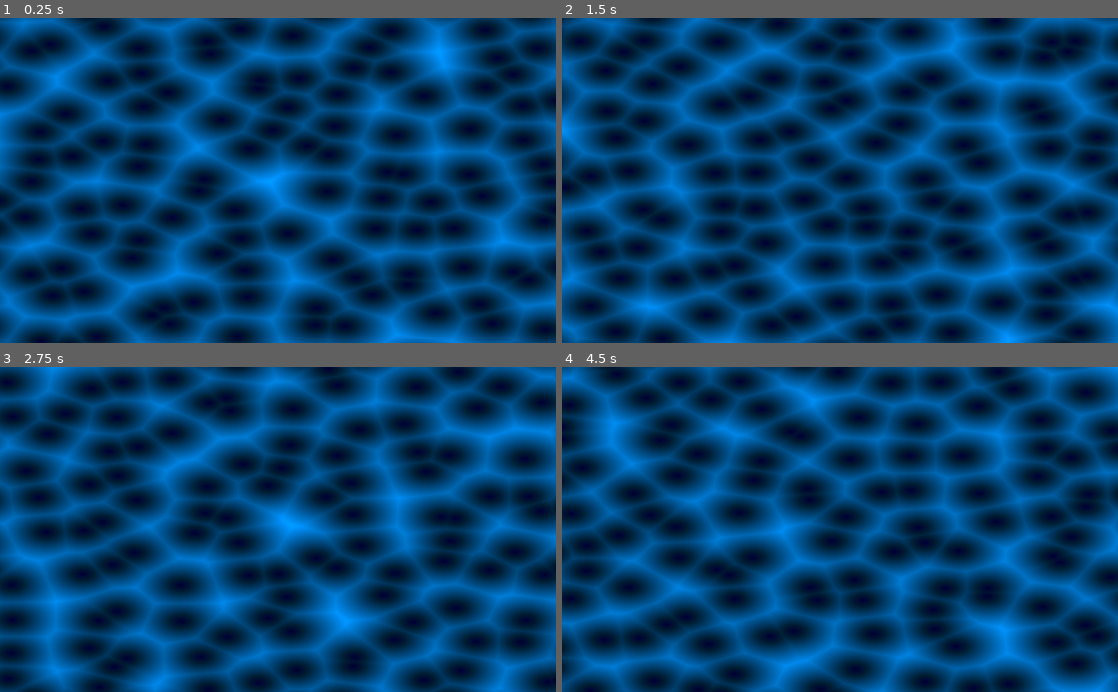
Above: before the commit, frames 1-4 (two rows, left to right).
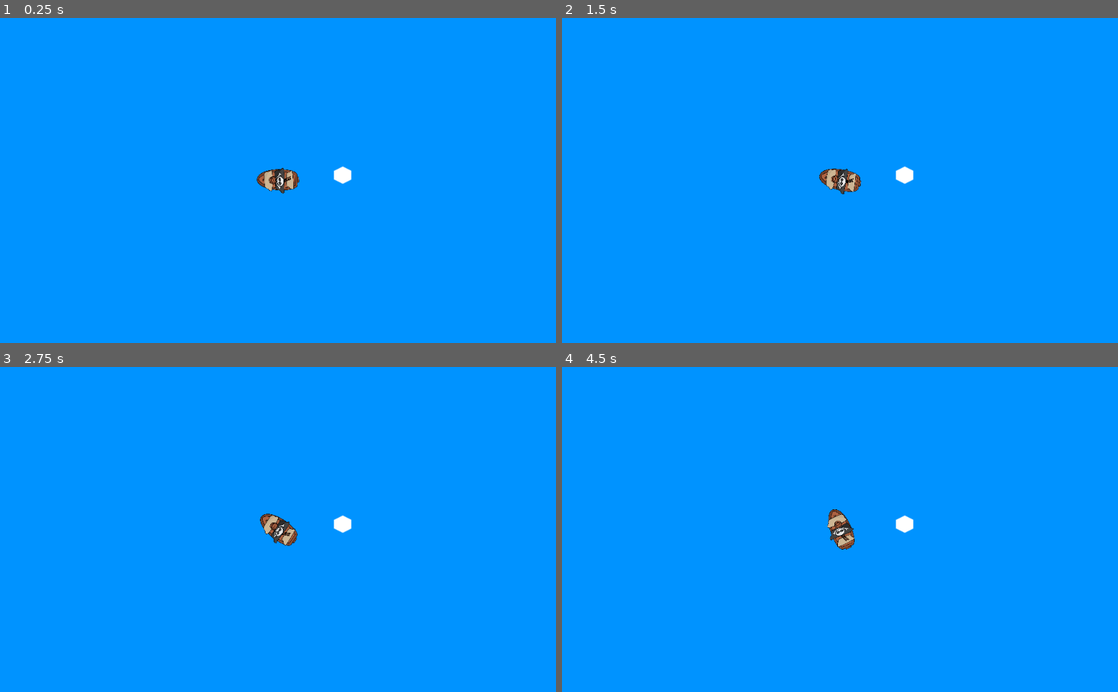
Above: after the commit, the same moments.

Repository: TheSecondReal0/asaio-pirates
Game: Godot game, scene res://main/main.tscn
The game is run twice, just before and just after one commit, with the same random seed, the same clock (stepped at 60 frames per second) and the same inputs. Before the commit the project starts from res://environment/ocean/ocean.tscn.
Inputs (mouse positions are in pixels of both pictures, inside the frame that each line leads up to):
- Up to frame 1 (0.25 s): no input
- Up to frame 2 (1.5 s): move the mouse to (962, 164) at 0.52 s; hold D (right, bound only after the commit) 0.53-1.25 s; click (962, 164) at 0.67 s; drag from (728, 196) to (812, 245) at 1.27 s
- Up to frame 3 (2.75 s): move the mouse to (333, 458) at 2.02 s; hold D (right, bound only after the commit) from 2.03 s (still down); click (333, 458) at 2.17 s
- Up to frame 4 (4.5 s): release D (right, bound only after the commit) at 2.75 s; drag from (812, 594) to (673, 480) at 2.77 s; move the mouse to (1006, 578) at 3.52 s; hold A (left, bound only after the commit) 3.53-4.25 s; click (1006, 578) at 3.67 s; drag from (673, 480) to (756, 448) at 4.27 s

The runs differ from the first frame. In frame 1, 100% of the frame differs, in the area x 0-100%, y 0-100%; in frame 2, 100%; in frame 3, 100%; in frame 4, 100%.

Commit message:
added player movement + camera + misc stuff

Diff:
--- /dev/null
+++ b/src/autoload/MapServer.gd
@@ -0,0 +1,16 @@
+extends Node
+
+
+# Declare member variables here. Examples:
+# var a = 2
+# var b = "text"
+
+
+# Called when the node enters the scene tree for the first time.
+func _ready():
+	pass # Replace with function body.
+
+
+# Called every frame. 'delta' is the elapsed time since the previous frame.
+#func _process(delta):
+#	pass
--- /dev/null
+++ b/src/autoload/PathServer.gd
@@ -0,0 +1,16 @@
+extends Node
+
+
+# Declare member variables here. Examples:
+# var a = 2
+# var b = "text"
+
+
+# Called when the node enters the scene tree for the first time.
+func _ready():
+	pass # Replace with function body.
+
+
+# Called every frame. 'delta' is the elapsed time since the previous frame.
+#func _process(delta):
+#	pass
--- /dev/null
+++ b/src/common/resources/astar/basic_astar/basic_astar.gd
@@ -0,0 +1,25 @@
+extends AStar2D
+
+func _compute_cost(_from_id, _to_id):
+	var pos1: Vector2 = get_point_position(_from_id)
+	var pos2: Vector2 = get_point_position(_to_id)
+	if pos1.x != pos2.x and pos1.y != pos2.y:
+		return 0.95
+	elif pos2.x > pos1.x:
+		return 0.96
+	elif pos2.y > pos1.y:
+		return 0.97
+	elif pos2.x < pos1.x:
+		return 0.98
+	elif pos2.y < pos1.y:
+		return 0.99
+	else:
+		return 1.0
+
+#func _estimate_cost(_from_id, _to_id):
+#	var pos1: Vector2 = get_point_position(_from_id)
+#	var pos2: Vector2 = get_point_position(_to_id)
+#	if pos1.x != pos2.x and pos1.y != pos2.y:
+#		return 0.9
+#	else:
+#		return 1.0
--- /dev/null
+++ b/src/common/resources/tiletype/tiletype.gd
@@ -0,0 +1,127 @@
+tool
+extends Resource
+
+class_name TileType
+
+# editor options using export --------------------------------------------------
+export (String) var type
+export (String, MULTILINE) var desc
+export var walkable: bool
+export var sailable: bool
+export var walk_cost: float = 10.0
+export var sail_cost: float = 10.0
+export var destructible: bool
+export var health: int = 100
+
+# dict to store editor options added in script ---------------------------------
+var editor_properties: Dictionary = {
+#	"pawn_orders": "orders",
+#	"interactions/interactable": "interactable",
+#	"interactions/resource": "resource",
+#	"interactions/work": "work",
+#	"interactions/work_all_adjacent": "work_all_adjacent",
+#	"interactions/mine": "mine",
+#	"interactions/deconstruct": "deconstruct",
+#	"interactions/": "",
+
+#	"commands/commandable": "commandable",
+
+	"texture/texture": "texture",
+	"texture/modulate": "modulate",
+	"texture/scale": "scale"
+	}
+
+# editor options added in script -----------------------------------------------
+## list of possible orders that can be done on this tile
+#var orders: Array
+# what resource working this tile gives, leave blank for none
+var resource: String
+# available orders for pawns to carry out on this tile
+var work: bool = false
+var work_all_adjacent: bool = false
+var deconstruct: bool = false
+
+# stored list of enabled interactions, created at runtime
+var interactions: Array = []
+
+# whether or not you can command this tile to do something
+#var commandable: bool
+var texture: Texture = load("res://assets/common/textures/square.png")
+var modulate: Color = Color(1, 1, 1, 1)
+var scale: Vector2 = Vector2(4, 4)
+
+var base_path: String = "res://games/pawn_game/map_components/tiles/tile_bases/base/base.tscn"
+var base_scene: PackedScene = load(base_path)
+
+var destructible_path: String = "res://games/pawn_game/map_components/tiles/tile_components/destructible/destructible.tscn"
+var destructible_scene: PackedScene = load(destructible_path)
+
+var tile_node: Node
+var sprite_node: Sprite
+
+func gen_tile():
+	if tile_node == null:
+		var tile: Node = base_scene.instance()
+#		if destructible:
+#			tile.add_child(destructible_scene.instance())
+		tile.add_child(gen_sprite(1.0, -5))
+		tile_node = tile
+		#tile_node.init_tile(gen_tile_data())
+	var tile: Node = tile_node.duplicate()
+	tile.init_tile(gen_tile_data())
+	return tile
+
+func gen_sprite(alpha: float = 0.5, z_index: int = 0):
+	if sprite_node == null:
+		var sprite: Sprite = Sprite.new()
+		sprite.texture = texture
+		sprite.modulate = modulate
+		sprite.modulate.a = alpha
+		sprite.scale = scale
+		sprite.z_index = z_index
+		sprite_node = sprite
+	var sprite = sprite_node.duplicate()
+	sprite.modulate.a = alpha
+	return sprite
+#	var sprite: Sprite = Sprite.new()
+#	sprite.texture = texture
+#	sprite.modulate = modulate
+#	sprite.modulate.a = alpha
+#	sprite.scale = scale
+#	return sprite
+
+func gen_tile_data() -> Dictionary:
+	var tile_data: Dictionary = {}
+	for property in ["type", "desc", "walkable", "sailable", "walk_cost", "sail_cost", "destructible", "health"]:
+		tile_data[property] = get(property)
+	return tile_data
+
+func _set(property, value):
+	if editor_properties.has(property):
+		set(editor_properties[property], value)
+
+func _get(property):
+	if editor_properties.has(property):
+		return get(editor_properties[property])
+
+func _get_property_list():
+	var property_list: Array = []
+	for property in editor_properties:
+		var entry: Dictionary = {}
+# warning-ignore:shadowed_variable
+		var type: int = typeof(get(editor_properties[property]))
+		if type == TYPE_OBJECT:
+#			if get(editor_properties[property]) == null:
+#				continue
+			var property_class: String
+			#if ClassDB.instance(property_class) is Texture:
+			if editor_properties[property] == "texture":
+				property_class = "Texture"
+			else:
+				property_class = get(editor_properties[property]).get_class()
+			entry["hint"] = PROPERTY_HINT_RESOURCE_TYPE
+			entry["hint_string"] = property_class
+		entry["name"] = property
+		entry["type"] = type
+		property_list.append(entry)
+	return property_list
--- /dev/null
+++ b/src/common/resources/tiletype/tiletype.tres
@@ -0,0 +1,21 @@
+[gd_resource type="Resource" load_steps=3 format=2]
+
+[ext_resource path="res://games/pawn_game/resources/tiletype/tiletype.gd" type="Script" id=1]
+[ext_resource path="res://assets/common/textures/square.png" type="Texture" id=2]
+
+[resource]
+script = ExtResource( 1 )
+type = ""
+desc = ""
+player_accessible = false
+walkable = false
+movement_cost = 10.0
+destructible = false
+health = 100
+damage_pawns = false
+damage = 20
+interactable = false
+orders = [  ]
+texture/texture = ExtResource( 2 )
+texture/modulate = Color( 1, 1, 1, 1 )
+texture/scale = Vector2( 4, 4 )
--- /dev/null
+++ b/src/environment/environment.tscn
@@ -0,0 +1,7 @@
+[gd_scene load_steps=2 format=2]
+
+[ext_resource path="res://environment/ocean/ocean.tscn" type="PackedScene" id=1]
+
+[node name="environment" type="Node2D"]
+
+[node name="ocean_layer" parent="." instance=ExtResource( 1 )]
--- /dev/null
+++ b/src/environment/land/land.gd
@@ -0,0 +1,16 @@
+extends Node2D
+
+
+# Declare member variables here. Examples:
+# var a = 2
+# var b = "text"
+
+
+# Called when the node enters the scene tree for the first time.
+func _ready():
+	pass # Replace with function body.
+
+
+# Called every frame. 'delta' is the elapsed time since the previous frame.
+#func _process(delta):
+#	pass
--- /dev/null
+++ b/src/environment/land/land.tscn
@@ -0,0 +1,6 @@
+[gd_scene load_steps=2 format=2]
+
+[ext_resource path="res://environment/land/land.gd" type="Script" id=1]
+
+[node name="land" type="Node2D"]
+script = ExtResource( 1 )
--- a/src/environment/ocean/ocean.gd
+++ b/src/environment/ocean/ocean.gd
@@ -4,9 +4,9 @@
 
 var current_coord: Vector2 = Vector2(100, 0)
 
-func _process(_delta):
-	current_coord += Vector2(0.0003 * _delta, 0)
-	set_offset_coord(current_coord)
+#func _process(_delta):
+#	current_coord += Vector2(0.0003 * _delta, 0)
+#	set_offset_coord(current_coord)
 
 func set_offset_coord(coord: Vector2):
 	ocean.get_material().set_shader_param("offset_coord", coord)
--- a/src/environment/ocean/ocean.shader
+++ b/src/environment/ocean/ocean.shader
@@ -1,23 +1,82 @@
 shader_type canvas_item;
 
 uniform vec4 modulate = vec4(0.0, 0.58, 1.0, 1.0);
-uniform vec2 offset_coord = vec2(0.0, 0.0);
+uniform vec2 offset_coord = vec2(0, 0);
 
 // Gonkee's noise textures, original video: https://youtu.be/ybbJz6C9YYA
 // this file heavily references https://thebookofshaders.com/
 
 float rand(vec2 coord){
 	// prevents randomness decreasing from coordinates too large
-	coord = mod(coord + offset_coord, 5000.0);
+	coord = mod(coord + offset_coord, 10000.0);
 	// returns "random" float between 0 and 1
 	return fract(sin(dot(coord, vec2(12.9898,78.233))) * 43758.5453);
 }
 
 vec2 rand2( vec2 coord ) {
 	// prevents randomness decreasing from coordinates too large
-	coord = mod(coord + offset_coord, 5000.0);
+	coord = mod(coord + offset_coord, 10000.0);
 	// returns "random" vec2 with x and y between 0 and 1
     return fract(sin( vec2( dot(coord,vec2(127.1,311.7)), dot(coord,vec2(269.5,183.3)) ) ) * 43758.5453);
+}
+
+float value_noise(vec2 coord){
+	vec2 i = floor(coord);
+	vec2 f = fract(coord);
+
+	// 4 corners of a rectangle surrounding our point
+	float tl = rand(i);
+	float tr = rand(i + vec2(1.0, 0.0));
+	float bl = rand(i + vec2(0.0, 1.0));
+	float br = rand(i + vec2(1.0, 1.0));
+
+	vec2 cubic = f * f * (3.0 - 2.0 * f);
+
+	float topmix = mix(tl, tr, cubic.x);
+	float botmix = mix(bl, br, cubic.x);
+	float wholemix = mix(topmix, botmix, cubic.y);
+
+	return wholemix;
+
+}
+
+
+float perlin_noise(vec2 coord) {
+	vec2 i = floor(coord);
+	vec2 f = fract(coord);
+
+	// 4 corners of a rectangle surrounding our point
+	// must be up to 2pi radians to allow the random vectors to face all directions
+	float tl = rand(i) * 6.283;
+	float tr = rand(i + vec2(1.0, 0.0)) * 6.283;
+	float bl = rand(i + vec2(0.0, 1.0)) * 6.283;
+	float br = rand(i + vec2(1.0, 1.0)) * 6.283;
+
+	// original unit vector = (0, 1) which points downwards
+	vec2 tlvec = vec2(-sin(tl), cos(tl));
+	vec2 trvec = vec2(-sin(tr), cos(tr));
+	vec2 blvec = vec2(-sin(bl), cos(bl));
+	vec2 brvec = vec2(-sin(br), cos(br));
+
+	// getting dot product of each corner's vector and its distance vector to current point
+	float tldot = dot(tlvec, f);
+	float trdot = dot(trvec, f - vec2(1.0, 0.0));
+	float bldot = dot(blvec, f - vec2(0.0, 1.0));
+	float brdot = dot(brvec, f - vec2(1.0, 1.0));
+
+	// putting these values through abs() gives an interesting effect
+//	tldot = abs(tldot);
+//	trdot = abs(trdot);
+//	bldot = abs(bldot);
+//	brdot = abs(brdot);
+
+	vec2 cubic = f * f * (3.0 - 2.0 * f);
+
+	float topmix = mix(tldot, trdot, cubic.x);
+	float botmix = mix(bldot, brdot, cubic.x);
+	float wholemix = mix(topmix, botmix, cubic.y);
+
+	return 0.5 + wholemix;
 }
 
 float cellular_noise(vec2 coord) {
@@ -42,14 +101,32 @@
 	return min_dist;
 }
 
+float fbm(vec2 coord){
+	int OCTAVES = 4;
+
+	float normalize_factor = 0.0;
+	float value = 0.0;
+	float scale = 0.5;
+
+	for(int i = 0; i < OCTAVES; i++){
+		value += perlin_noise(coord) * scale;
+		normalize_factor += scale;
+		coord *= 2.0;
+		scale *= 0.5;
+	}
+	return value / normalize_factor;
+}
+
+
 void fragment() {
 	vec2 coord = UV * 10.0;
 
 	float noise;
 //	noise = rand(coord);
-	noise = cellular_noise(coord);
+//	noise = value_noise(coord);
+//	noise = perlin_noise(coord);
+//	noise = cellular_noise(coord);
+	noise = fbm(coord);
 
 	COLOR = vec4(vec3(noise), 1.0) * modulate;
-	float min_color = .2;
-	COLOR = vec4(COLOR.r, COLOR.g, max(COLOR.b, min_color), COLOR.a);
 }
--- a/src/environment/ocean/ocean.tscn
+++ b/src/environment/ocean/ocean.tscn
@@ -1,21 +1,15 @@
-[gd_scene load_steps=4 format=2]
+[gd_scene load_steps=2 format=2]
 
-[ext_resource path="res://environment/ocean/ocean.shader" type="Shader" id=1]
 [ext_resource path="res://environment/ocean/ocean.gd" type="Script" id=2]
 
-[sub_resource type="ShaderMaterial" id=1]
-shader = ExtResource( 1 )
-shader_param/modulate = Plane( 0, 0.58, 1, 1 )
-shader_param/offset_coord = Vector2( 0, 0 )
-
 [node name="ocean_layer" type="CanvasLayer"]
+layer = -5
 script = ExtResource( 2 )
 
 [node name="ColorRect" type="ColorRect" parent="."]
-material = SubResource( 1 )
 anchor_right = 1.0
 anchor_bottom = 1.0
-color = Color( 0, 0.576471, 1, 1 )
+color = Color( 0, 0.58, 1, 1 )
 __meta__ = {
 "_edit_use_anchors_": false
 }
--- /dev/null
+++ b/src/main/main.tscn
@@ -0,0 +1,16 @@
+[gd_scene load_steps=4 format=2]
+
+[ext_resource path="res://environment/environment.tscn" type="PackedScene" id=1]
+[ext_resource path="res://player/player.tscn" type="PackedScene" id=2]
+[ext_resource path="res://common/textures/hexagons/white_hex_32x32.png" type="Texture" id=3]
+
+[node name="main" type="Node2D"]
+
+[node name="environment" parent="." instance=ExtResource( 1 )]
+
+[node name="player" parent="." instance=ExtResource( 2 )]
+position = Vector2( 504.569, 269.638 )
+
+[node name="Sprite" type="Sprite" parent="."]
+position = Vector2( 623.91, 259.789 )
+texture = ExtResource( 3 )
--- /dev/null
+++ b/src/player/camera.gd
@@ -0,0 +1,70 @@
+extends Camera2D
+
+var top_left_bound: Vector2 = Vector2(-1500, -900)
+var bottom_right_bound: Vector2 = Vector2(1500, 900)
+
+# storage of cam velocity, for inertial cam moving
+var velocity: Vector2 = Vector2(0, 0)
+
+var drag_pressed: bool = false
+
+var input_rel_cache: Array = []
+var input_rel_avg: Vector2 = Vector2(0, 0)
+
+var time_since_drag: float = 0.0
+
+#func _process(delta):
+#	if drag_pressed:
+#		time_since_drag += delta
+#		return
+#	position += velocity * delta * zoom
+#	velocity -= velocity * 2 * delta
+#	clamp_pos()
+
+func _input(input):
+	if not input is InputEventMouse:
+		return
+	if input is InputEventMouseButton and input.button_index:
+		match input.button_index:
+#			BUTTON_MIDDLE:
+#				drag_pressed = input.pressed
+#				if drag_pressed:
+#					velocity = Vector2()
+#				elif input_rel_avg.length() < 5 or time_since_drag > 0.1:
+#					velocity = Vector2(0, 0)
+#					return
+			BUTTON_WHEEL_UP:
+				zoom_view(-.1)
+			BUTTON_WHEEL_DOWN:
+				zoom_view(.1)
+
+	if not input is InputEventMouseMotion:
+		return
+	if not drag_pressed:
+		return
+
+	if input_rel_cache.size() > 5:
+		input_rel_cache.remove(0)
+	input_rel_cache.append(input.relative)
+	input_rel_avg = avg_array(input_rel_cache)
+
+	velocity = -input.speed
+	position -= input.relative * zoom
+	time_since_drag = 0.0
+	clamp_pos()
+
+func zoom_view(amount: float):
+	zoom += Vector2(1, 1) * amount
+	zoom = clamp_to_bounds(zoom, Vector2(.3, .3), Vector2(5, 5))
+
+func clamp_pos():
+	global_position = clamp_to_bounds(global_position)
+
+func clamp_to_bounds(vec: Vector2, min_bound: Vector2 = top_left_bound, max_bound: Vector2 = bottom_right_bound):
+	return Vector2(clamp(vec.x, min_bound.x, max_bound.x), clamp(vec.y, min_bound.y, max_bound.y))
+
+func avg_array(array) -> Vector2:
+	var sum: Vector2 = Vector2(0, 0)
+	for i in array:
+		sum += i
+	return sum / array.size()
--- /dev/null
+++ b/src/player/player.gd
@@ -0,0 +1,56 @@
+extends KinematicBody2D
+
+export var speed_accel: float = 30.0
+export var speed_decel: float = 10.0
+export var speed_damp: float = 5.0
+export var max_forward_speed: float = 100.0
+export var max_backward_speed: float = 30.0
+export var ang_accel: float = 30.0
+export var ang_damp: float = 5.0
+export var max_ang: float = 30.0
+var min_ang: float = -max_ang
+
+var speed: float = 0.0
+var angular_momentum: float = 0
+
+# Called when the node enters the scene tree for the first time.
+func _ready():
+	pass # Replace with function body.
+
+func _process(delta: float):
+	var accel: float = 0.0
+	var angular: float = 0.0
+	if Input.is_action_pressed("up"):
+		accel -= speed_accel * delta
+	if Input.is_action_pressed("down"):
+		accel += speed_decel * delta
+	if Input.is_action_pressed("left"):
+		angular -= ang_accel * delta
+	if Input.is_action_pressed("right"):
+		angular += ang_accel * delta
+	speed += accel
+	angular_momentum += angular
+	if speed < 0:
+		speed = max(speed, -max_forward_speed)
+	else:
+		speed = min(speed, max_backward_speed)
+	angular_momentum = min(angular_momentum, max_ang)
+	angular_momentum = max(angular_momentum, min_ang)
+	rotation_degrees += angular_momentum * delta
+	move_and_slide(Vector2(cos(rotation), sin(rotation)) * speed)
+	if speed < 0:
+		speed += speed_damp * delta
+		if speed > 0:
+			speed = 0
+	else:
+		speed -= speed_damp * delta
+		if speed < 0:
+			speed = 0
+	if angular_momentum < 0:
+		angular_momentum += ang_damp * delta
+		if angular_momentum > 0:
+			angular_momentum = 0
+	else:
+		angular_momentum -= ang_damp * delta
+		if angular_momentum < 0:
+			angular_momentum = 0
--- /dev/null
+++ b/src/player/player.tscn
@@ -0,0 +1,21 @@
+[gd_scene load_steps=5 format=2]
+
+[ext_resource path="res://ships/placeholder/placeholder_ship.tscn" type="PackedScene" id=1]
+[ext_resource path="res://player/player.gd" type="Script" id=2]
+[ext_resource path="res://player/camera.gd" type="Script" id=3]
+
+[sub_resource type="RectangleShape2D" id=1]
+extents = Vector2( 40, 20 )
+
+[node name="player" type="KinematicBody2D"]
+script = ExtResource( 2 )
+
+[node name="placeholder_ship" parent="." instance=ExtResource( 1 )]
+rotation = -1.5708
+
+[node name="CollisionShape2D" type="CollisionShape2D" parent="."]
+shape = SubResource( 1 )
+
+[node name="camera" type="Camera2D" parent="."]
+current = true
+script = ExtResource( 3 )
--- a/src/project.godot
+++ b/src/project.godot
@@ -8,11 +8,44 @@
 
 config_version=4
 
+_global_script_classes=[ {
+"base": "Resource",
+"class": "TileType",
+"language": "GDScript",
+"path": "res://common/resources/tiletype/tiletype.gd"
+} ]
+_global_script_class_icons={
+"TileType": ""
+}
+
 [application]
 
 config/name="Asaio Pirates"
-run/main_scene="res://environment/ocean/ocean.tscn"
+run/main_scene="res://main/main.tscn"
 config/icon="res://icon.png"
+
+[input]
+
+up={
+"deadzone": 0.5,
+"events": [ Object(InputEventKey,"resource_local_to_scene":false,"resource_name":"","device":0,"alt":false,"shift":false,"control":false,"meta":false,"command":false,"pressed":false,"scancode":87,"unicode":0,"echo":false,"script":null)
+ ]
+}
+down={
+"deadzone": 0.5,
+"events": [ Object(InputEventKey,"resource_local_to_scene":false,"resource_name":"","device":0,"alt":false,"shift":false,"control":false,"meta":false,"command":false,"pressed":false,"scancode":83,"unicode":0,"echo":false,"script":null)
+ ]
+}
+left={
+"deadzone": 0.5,
+"events": [ Object(InputEventKey,"resource_local_to_scene":false,"resource_name":"","device":0,"alt":false,"shift":false,"control":false,"meta":false,"command":false,"pressed":false,"scancode":65,"unicode":0,"echo":false,"script":null)
+ ]
+}
+right={
+"deadzone": 0.5,
+"events": [ Object(InputEventKey,"resource_local_to_scene":false,"resource_name":"","device":0,"alt":false,"shift":false,"control":false,"meta":false,"command":false,"pressed":false,"scancode":68,"unicode":0,"echo":false,"script":null)
+ ]
+}
 
 [physics]
 
--- /dev/null
+++ b/src/ships/placeholder/placeholder_ship.tscn
@@ -0,0 +1,10 @@
+[gd_scene load_steps=2 format=2]
+
+[ext_resource path="res://ships/placeholder/textures/placeholder_ship.png" type="Texture" id=1]
+
+[node name="placeholder_ship" type="Node2D"]
+
+[node name="Sprite" type="Sprite" parent="."]
+rotation = 1.5708
+scale = Vector2( 0.1, 0.1 )
+texture = ExtResource( 1 )
Binary file added: src/common/textures/hexagons/white_hex_1024x1024.png
Not shown, added: src/common/textures/hexagons/white_hex_1024x1024.png.import
Binary file added: src/common/textures/hexagons/white_hex_128x128.png
Not shown, added: src/common/textures/hexagons/white_hex_128x128.png.import
Binary file added: src/common/textures/hexagons/white_hex_16x16.png
Not shown, added: src/common/textures/hexagons/white_hex_16x16.png.import
Binary file added: src/common/textures/hexagons/white_hex_256x256.png
Not shown, added: src/common/textures/hexagons/white_hex_256x256.png.import
Binary file added: src/common/textures/hexagons/white_hex_32x32.png
Not shown, added: src/common/textures/hexagons/white_hex_32x32.png.import
Binary file added: src/common/textures/hexagons/white_hex_512x512.png
Not shown, added: src/common/textures/hexagons/white_hex_512x512.png.import
(and 6 more such lines)
